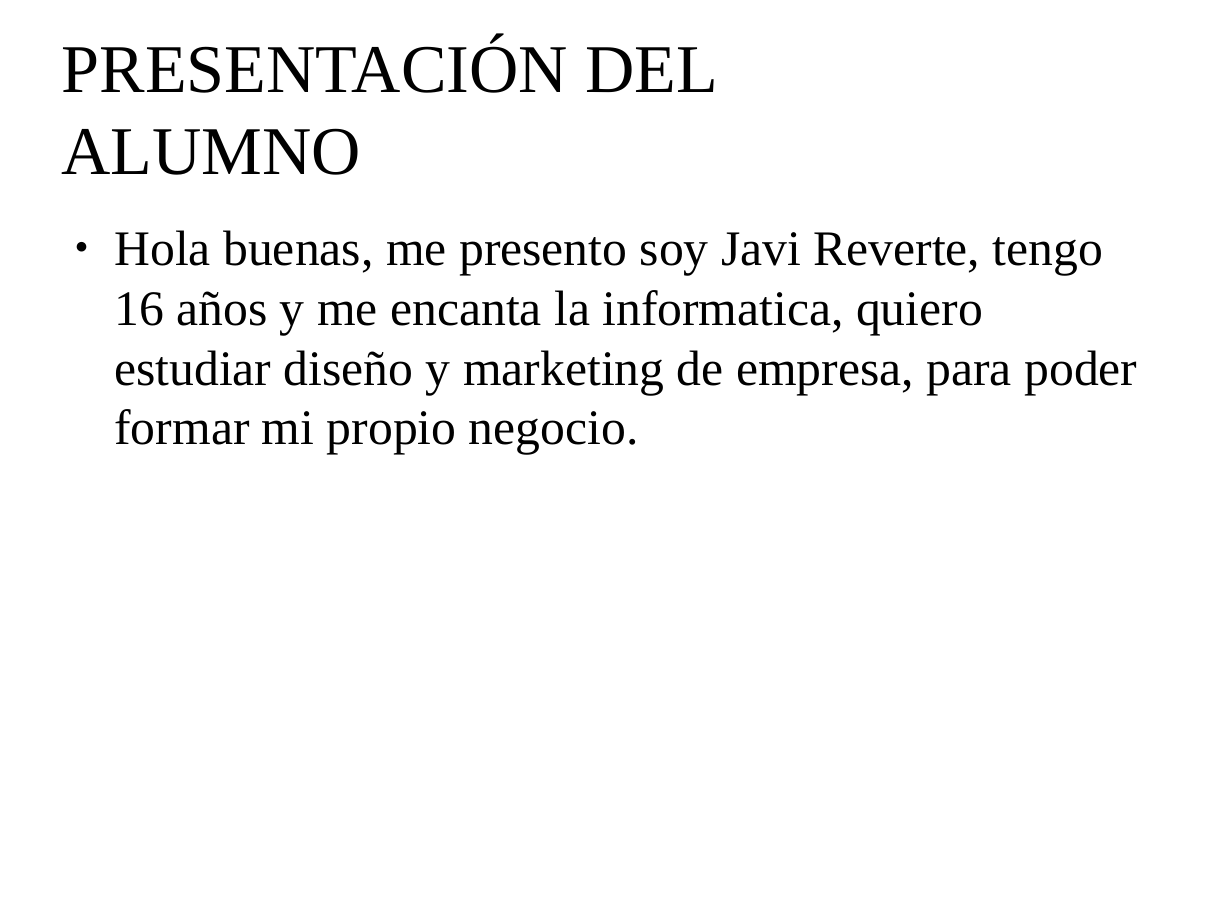
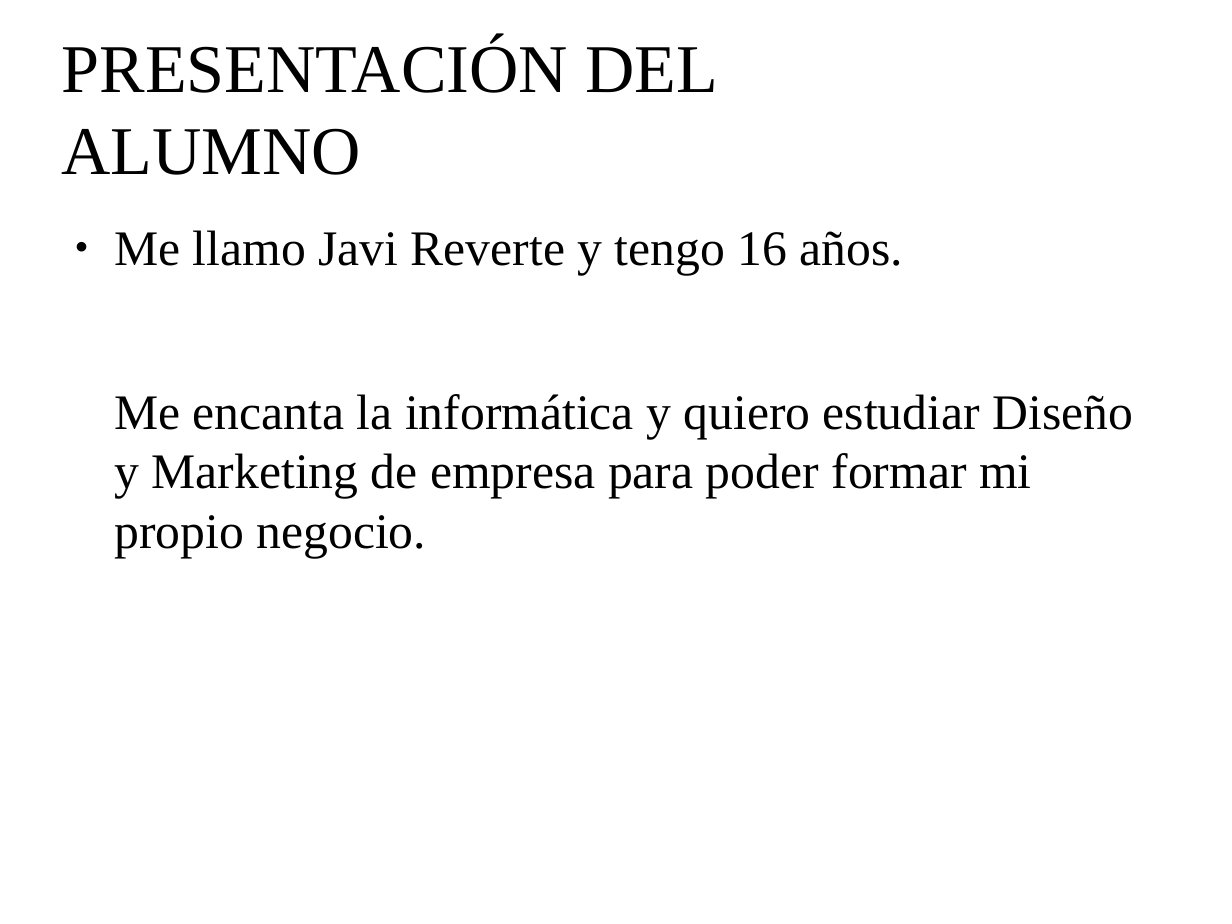
Before and after one commit to reverte04/PROYECTO-VIDEOJUEGO, a slide deck: slide 3 of PROYECTO REVERTE.odp. Drawn at 1232x924 pixels with LibreOffice and Linux fonts; fonts in the diff are those of the drawing; background and template pictures are left out. Boxes give left, top, right and bottom in pixels: in the first picture for what was removed or moved away, otherwise in the second. Text is boxed around its words. In the diff, an @@ line names an element or a change of style, - is before the commit and + after.

```diff
--- a/PROYECTO REVERTE.odp
+++ b/PROYECTO REVERTE.odp
@@ text at (114, 230, 1133, 558): text changed @@
-● Hola buenas, me presento soy Javi Reverte, tengo 16 años y me encanta la informatica, quiero estudiar diseño y marketing de empresa, para poder formar mi propio negocio.
+● Me llamo Javi Reverte y tengo 16 años.
+Me encanta la informática y quiero estudiar Diseño y Marketing de empresa para poder formar mi propio negocio.
```
Also in this commit, not shown: 6 other slides changed.
